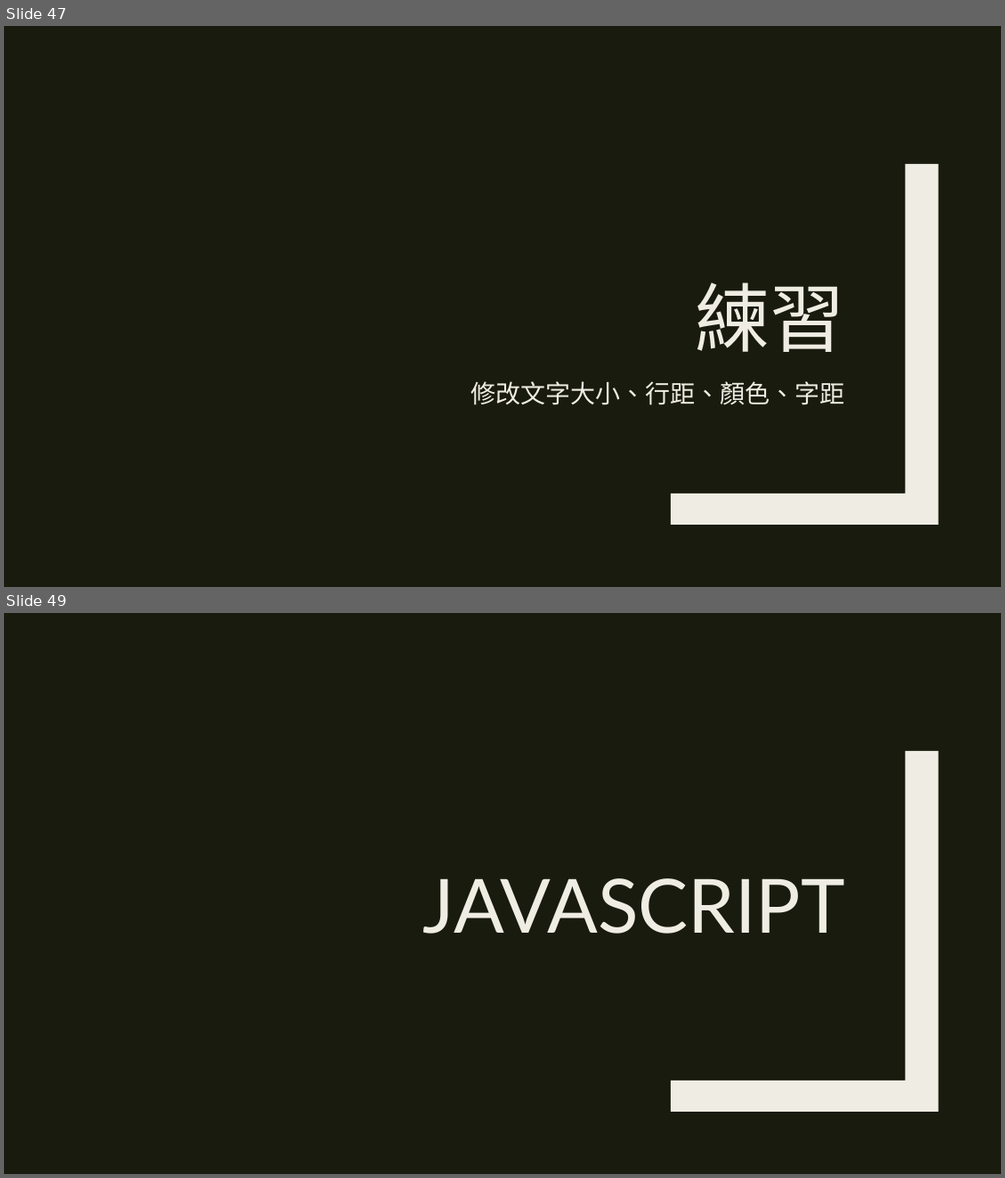
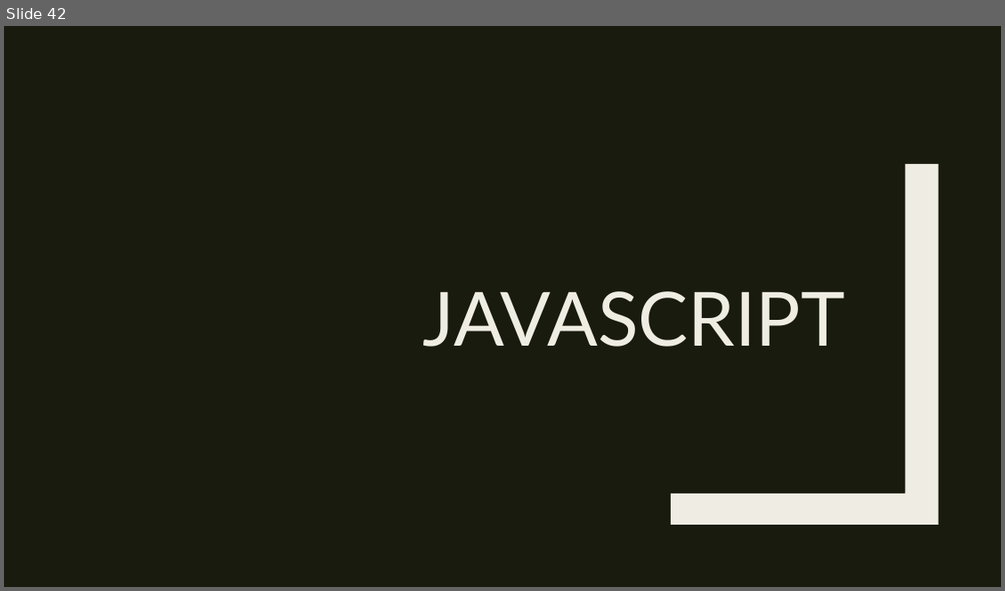
Before and after one commit to Alicexdcw/FrontEndTutorial, a slide deck: HTML & CSS & Javascript - starbuck.pptx. Shown one above the other, each under a label of ours: slides 47 and 49 before the commit, slide 42 after it; the slides between them are not shown. The pictures are 1005x1178 and 1005x591 pixels, drawn with LibreOffice and Linux fonts; fonts in the diff are those of the drawing. Boxes give left, top, right and bottom in pixels: in the first picture for what was removed or moved away, otherwise in the second. Text is boxed around its words. In the diff, an @@ line names an element or a change of style, - is before the commit and + after.

```diff
--- a/HTML & CSS & Javascript - starbuck.pptx
+++ b/HTML & CSS & Javascript - starbuck.pptx
@@ slide 47 removed at [4, 26, 1001, 587], background #191B0E; not listed: 1 template element that a slide beside it also shows @@
@@ title removed at [696, 282, 845, 352] @@
-練習
@@ text removed at [471, 381, 845, 405] @@
-修改文字大小、行距、顏色、字距
@@ what was slide 49 is now slide 42 @@
```
Also in this commit, not shown: 4 slides changed, 19 slides added, 23 other slides removed, 11 other files.
